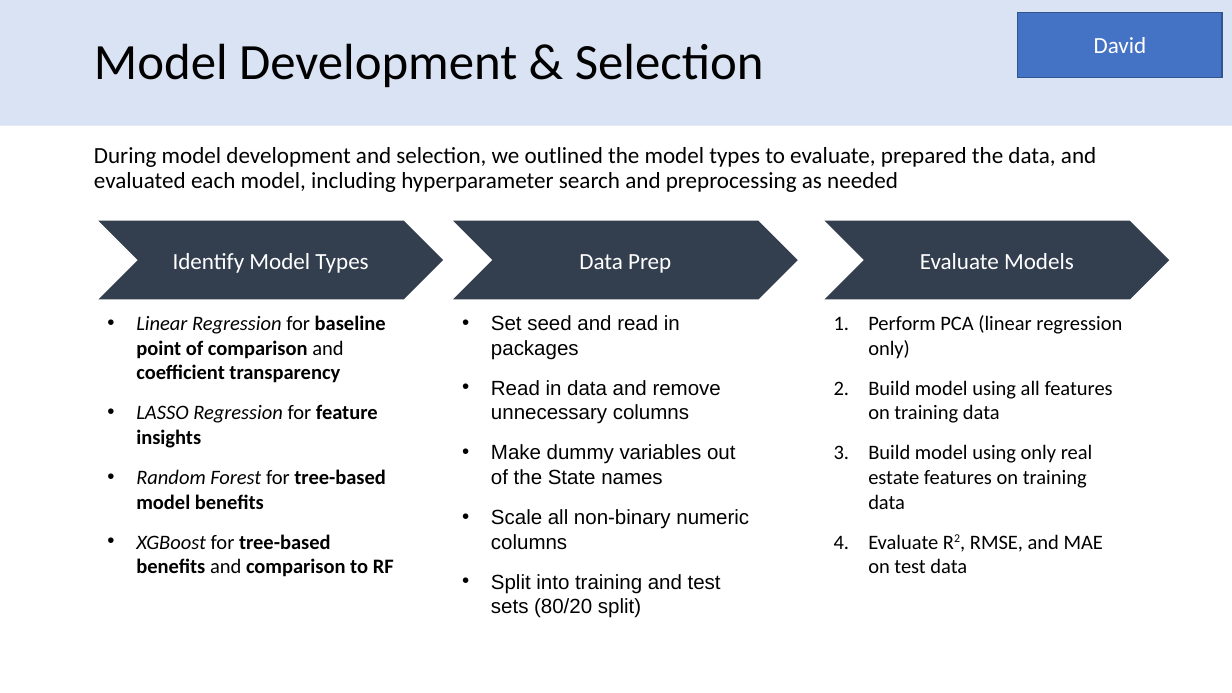
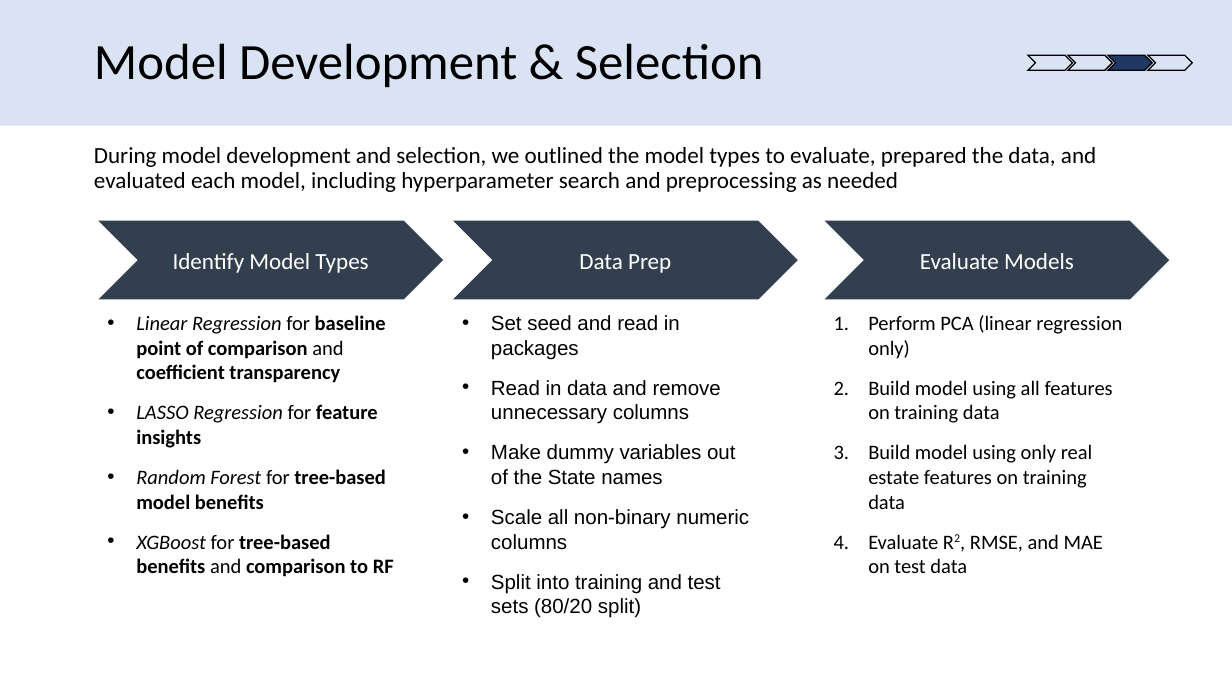
Before and after one commit to david-firrin/Real-Estate-Price-Prediction-With-Income-Tax-Data, a slide deck: slide 12 of Final Presentation Slides/team48finalpresentation.pptx. Drawn at 1232x693 pixels with LibreOffice and Linux fonts; fonts in the diff are those of the drawing. Boxes give left, top, right and bottom in pixels: in the first picture for what was removed or moved away, otherwise in the second. Text is boxed around its words. In the diff, an @@ line names an element or a change of style, - is before the commit and + after.

```diff
--- a/Final Presentation Slides/team48finalpresentation.pptx
+++ b/Final Presentation Slides/team48finalpresentation.pptx
@@ rectangle removed at (1019, 12, 1223, 77) @@
-David
@@ group added at (1029, 55, 1192, 70): 4 freeform shapes @@
```
Also in this commit, not shown: 13 other slides changed, 3 other files.
